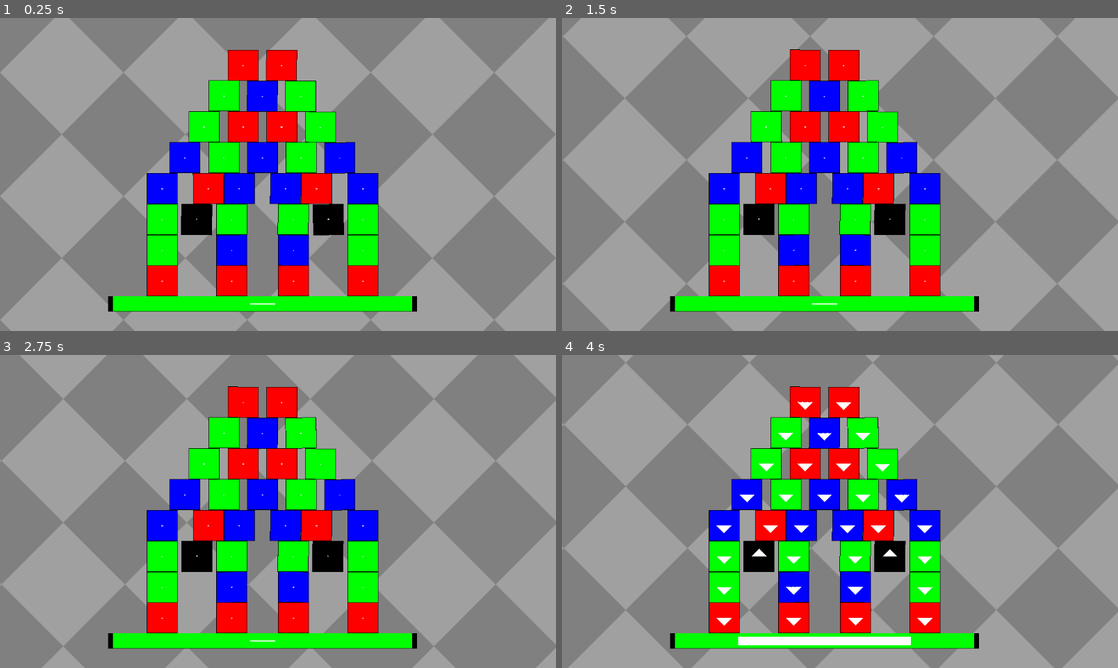
Above: before the commit, frames 1-4 (two rows, left to right).
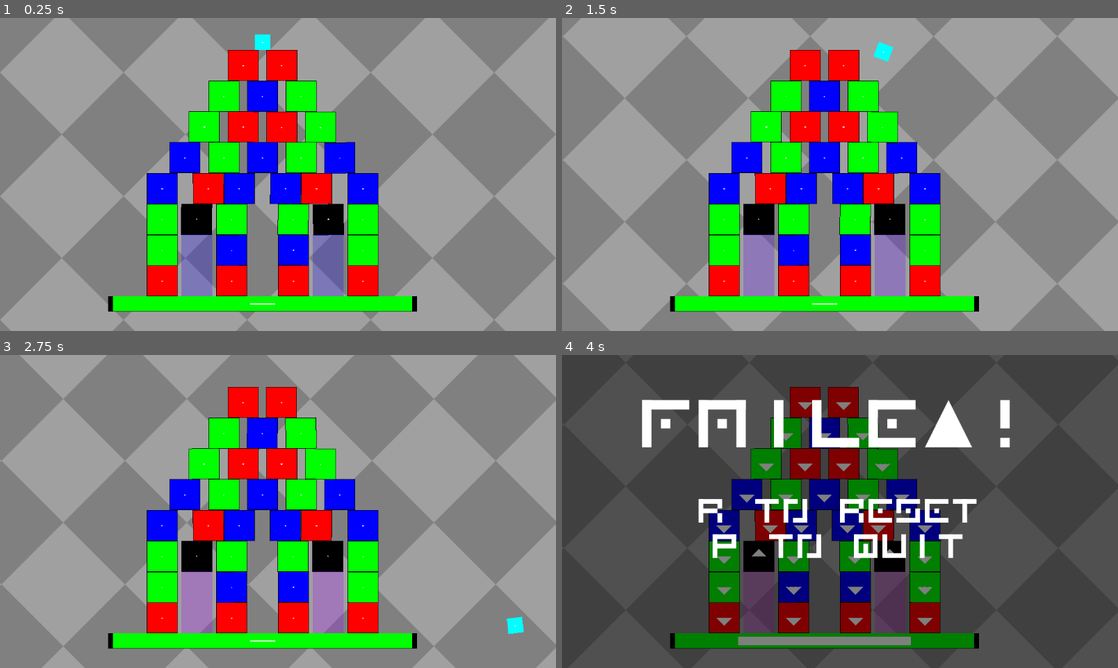
Above: after the commit, the same moments.

Repository: WW92030-STORAGE/UNCOMPUTE
Game: Godot game, scene res://levels/19.tscn
The game is run twice, just before and just after one commit, with the same random seed, the same clock (stepped at 60 frames per second) and the same inputs. This scene is started directly instead of the project's main scene.
Inputs (mouse positions are in pixels of both pictures, inside the frame that each line leads up to):
- Up to frame 1 (0.25 s): no input
- Up to frame 2 (1.5 s): move the mouse to (962, 158) at 0.52 s; hold Right (ui_right) 0.53-1.28 s; click (962, 158) at 0.67 s; move the mouse to (728, 190) at 1.27 s; hold P (BACKTOMENU) from 1.28 s (still down)
- Up to frame 3 (2.75 s): move the mouse to (333, 442) at 2.02 s; release P (BACKTOMENU) at 2.03 s; hold Right (ui_right) from 2.03 s (still down)
- Up to frame 4 (4 s): move the mouse to (812, 574) at 2.77 s; release Right (ui_right) at 2.78 s; hold W (UP) 2.78-3.53 s; click (812, 574) at 2.92 s; move the mouse to (1006, 558) at 3.52 s; hold Left (ui_left) from 3.53 s (still down)

The runs differ from the first frame. In frame 1, 2.6% of the frame differs, in the area x 32-63%, y 5-89%; in frame 2, 2.5%; in frame 3, 2.6%; in frame 4, 98%, in the area x 0-100%, y 0-100%.

Commit message:
Add files via upload

Diff:
--- a/levels/19.tscn
+++ b/levels/19.tscn
@@ -7,7 +7,9 @@
 [ext_resource type="AudioStream" uid="uid://c14emdm6g7lef" path="res://music/USAF_URANUS.ogg" id="5_43chw"]
 [ext_resource type="PackedScene" uid="uid://c38a0lhwkclx7" path="res://FixedBox.tscn" id="6_r3gms"]
 [ext_resource type="PackedScene" uid="uid://cdm3nqkkpmkec" path="res://EscapeBox.tscn" id="7_q4vrc"]
+[ext_resource type="PackedScene" uid="uid://cfmecn0xaqabn" path="res://player.tscn" id="9_jqccj"]
 [ext_resource type="Theme" uid="uid://dg0bvmeh02vbe" path="res://menu/UITheme.tres" id="10_a2i1i"]
+[ext_resource type="PackedScene" uid="uid://b8fjslmbr1cmy" path="res://player_end.tscn" id="10_rgffd"]
 
 [sub_resource type="ShaderMaterial" id="ShaderMaterial_gmxpi"]
 
@@ -312,3 +314,15 @@
 [node name="EscapeBox5" parent="." instance=ExtResource("7_q4vrc")]
 position = Vector2(480, 480)
 scale = Vector2(4, 4)
+
+[node name="Player" parent="." instance=ExtResource("9_jqccj")]
+position = Vector2(544, 40)
+scale = Vector2(2, 2)
+
+[node name="PlayerEnd" parent="." instance=ExtResource("10_rgffd")]
+position = Vector2(408, 512)
+scale = Vector2(4, 8)
+
+[node name="PlayerEnd2" parent="." instance=ExtResource("10_rgffd")]
+position = Vector2(680, 512)
+scale = Vector2(4, 8)
--- a/menu/LVL_BUTTON.gd
+++ b/menu/LVL_BUTTON.gd
@@ -30,7 +30,7 @@
 	if args == "RGB":
 		var filters = [GlobalVariables.RED, GlobalVariables.GREEN, GlobalVariables.BLUE]
 		var names = ["PRISM", "NEXIE", "AZION"]
-		names = ["RECON", "GUARD", "BLITZ"]
+		# names = ["RECON", "GUARD", "BLITZ"]
 		var bgs = ["res://bg/triangles.png", "res://bg/circles.png", "res://bg/checkerdiag.png"]
 		var ii = randi_range(0, 2)
 		set_meta("FILTER", filters[ii])
Not shown: 1 places in levels/19.tscn that only renumber resources
